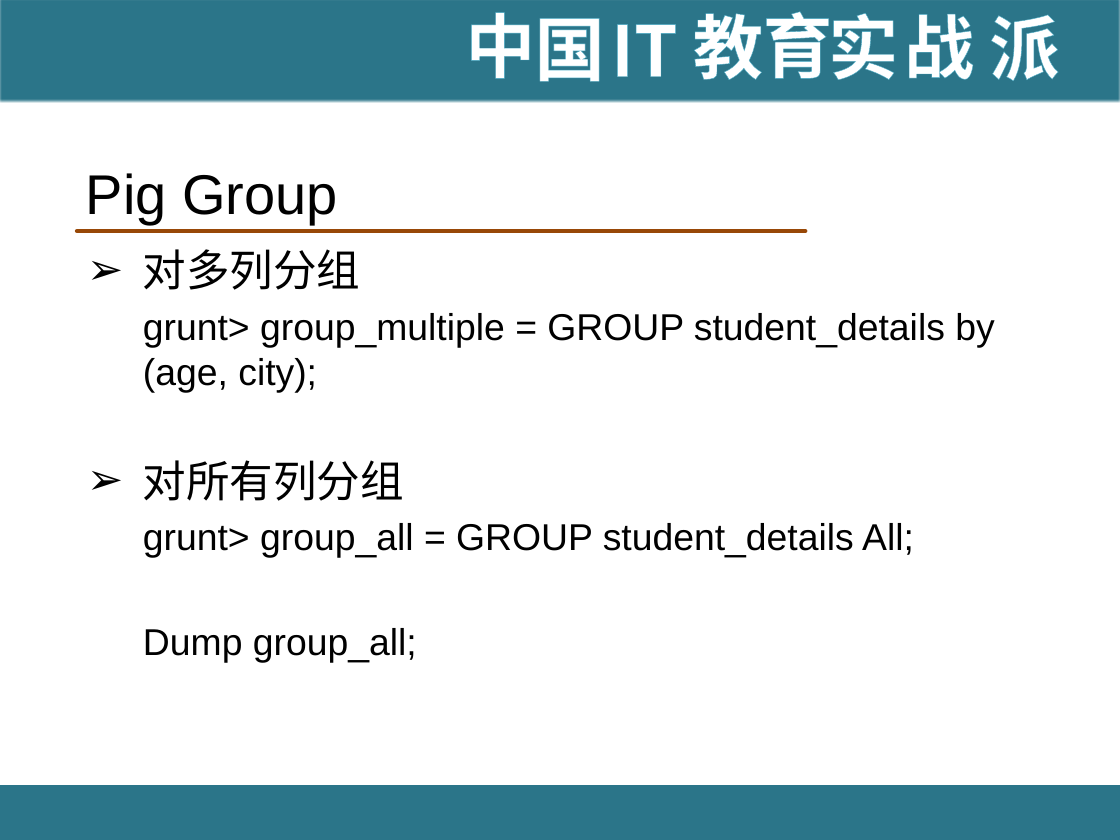
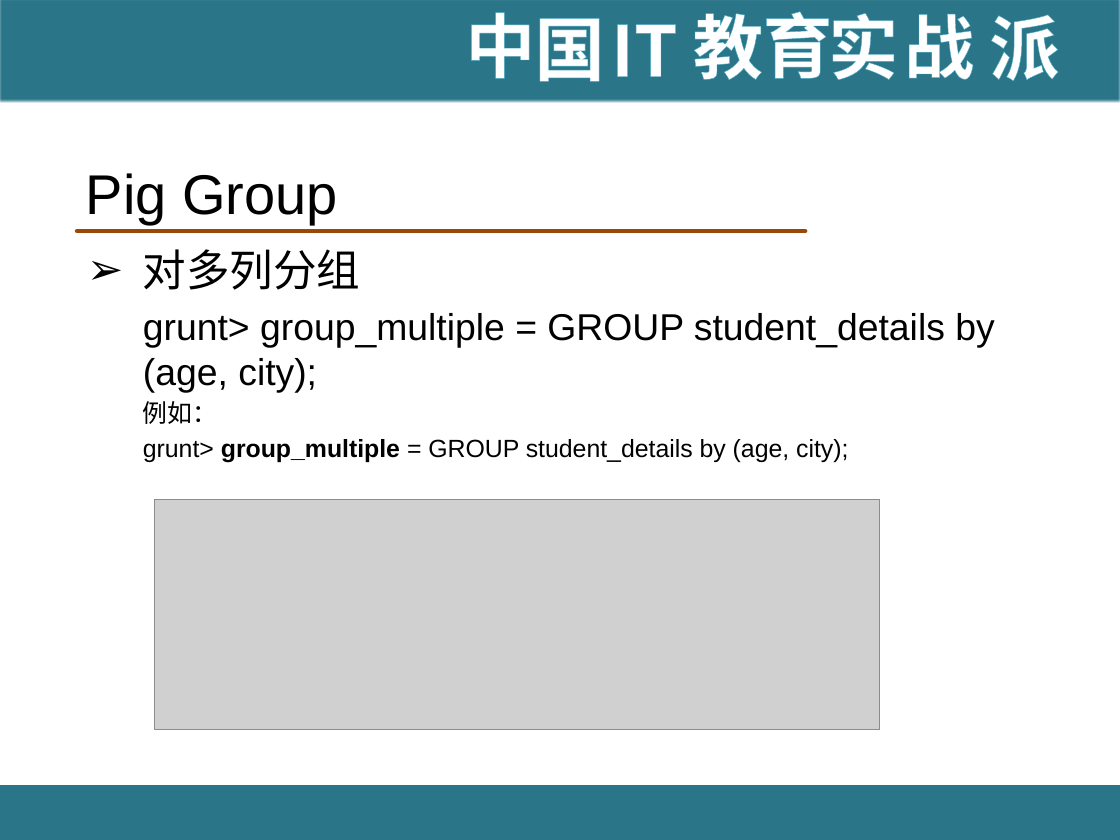
Before and after one commit to hanningxiao/BigData, a slide deck: slide 33 of [IT18掌www.it18zhang.com]Pig.pptx. Drawn at 1120x840 pixels with LibreOffice and Linux fonts; fonts in the diff are those of the drawing; grey boxes stand for pictures; background and template pictures are left out. Boxes give left, top, right and bottom in pixels: in the first picture for what was removed or moved away, otherwise in the second. Text is boxed around its words. In the diff, an @@ line names an element or a change of style, - is before the commit and + after.

```diff
--- a/[IT18掌www.it18zhang.com]Pig.pptx
+++ b/[IT18掌www.it18zhang.com]Pig.pptx
@@ text at (143,401,848,463): text changed; size 24 to 16 pt @@
-➢ 对所有列分组
-  grunt> group_all = GROUP student_details All;
-  Dump group_all;
+  例如：
+  grunt> group_multiple = GROUP student_details by (age, city);
@@ picture added at (155,500,880,729) @@
```
Also in this commit, not shown: 43 other slides changed, 5 slides added, 5 slides removed.
